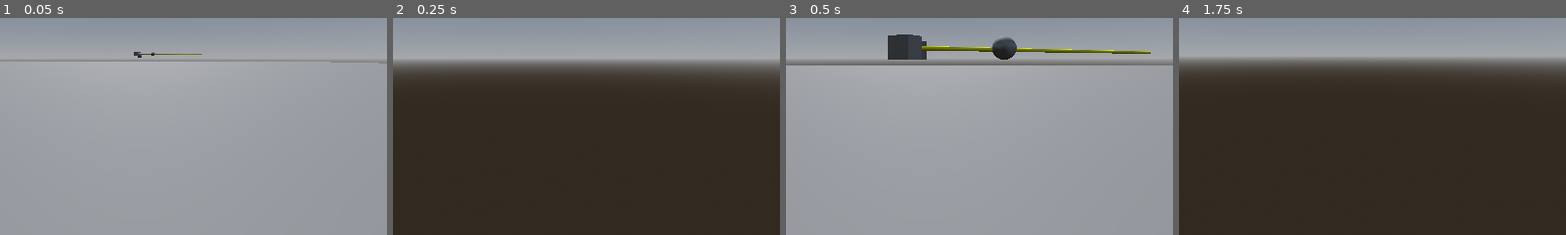
Above: before the commit, frames 1-4 (left to right).
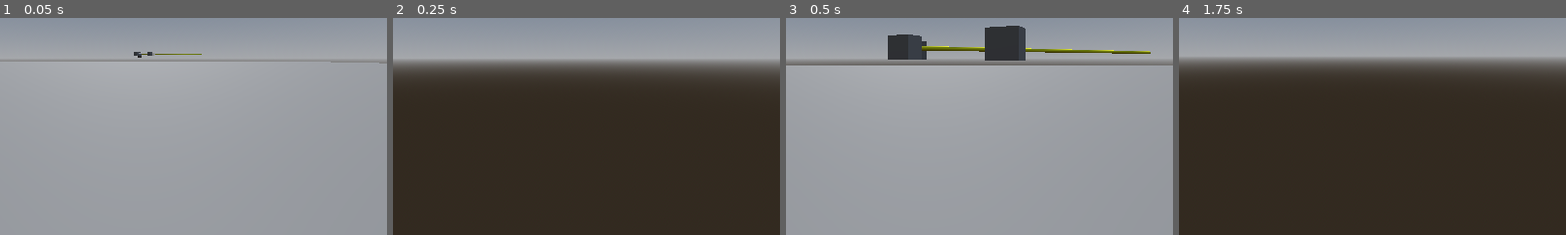
Above: after the commit, the same moments.

Repository: PonderSlime/Mare-Luminis---Juice-Submission
Game: Godot game, scene res://scenes/Test.tscn
The game is run twice, just before and just after one commit, with the same random seed, the same clock (stepped at 60 frames per second) and the same inputs. The project has no main scene, so this scene is started directly.
Inputs (mouse positions are % of the whole screen's width and height, from its top left):
- Up to frame 1 (0.05 s): no input
- Up to frame 2 (0.25 s): no input
- Up to frame 3 (0.5 s): no input
- Up to frame 4 (1.75 s): move the mouse to (55, 50) at 0.52 s; hold W (move_forward) from 0.53 s (still down); tap Enter at 1.25 s; move the mouse to (45, 50) at 1.27 s
The pictures show only the part of the screen within x 32-82%, y 41-91%; the shares and areas given below are measured in that part.

The runs differ from the first frame. In frame 1, less than 0.1% of the frame differs, in the area x 38-41%, y 15-18%; in frame 2, nothing differs; in frame 3, 1.3%, in the area x 51-62%, y 3-20%; in frame 4, nothing differs.

Commit message:
Added a visual indicator to the light ray puzzle stuff!

Diff:
--- a/mare-luminis/items/puzzles/light/light_bouncer.tscn
+++ b/mare-luminis/items/puzzles/light/light_bouncer.tscn
@@ -7,6 +7,8 @@
 [sub_resource type="BoxShape3D" id="BoxShape3D_5yrc4"]
 
 [node name="LightBouncer" type="StaticBody3D" node_paths=PackedStringArray("visible_beam_parent")]
+collision_layer = 5
+collision_mask = 5
 script = ExtResource("1_5yrc4")
 visible_beam_parent = NodePath("VisibleBeamParent")
 
--- a/mare-luminis/items/puzzles/light/light_emitter.tscn
+++ b/mare-luminis/items/puzzles/light/light_emitter.tscn
@@ -7,6 +7,8 @@
 [sub_resource type="BoxShape3D" id="BoxShape3D_h8qea"]
 
 [node name="LightEmitter" type="StaticBody3D"]
+collision_layer = 5
+collision_mask = 5
 script = ExtResource("1_h8qea")
 
 [node name="MeshInstance3D" type="MeshInstance3D" parent="."]
@@ -14,3 +16,5 @@
 
 [node name="CollisionShape3D" type="CollisionShape3D" parent="."]
 shape = SubResource("BoxShape3D_h8qea")
+
+[node name="RayCast3D" type="RayCast3D" parent="."]
--- a/mare-luminis/items/puzzles/light/light_receiver.tscn
+++ b/mare-luminis/items/puzzles/light/light_receiver.tscn
@@ -1,15 +1,21 @@
-[gd_scene load_steps=4 format=3 uid="uid://bripu0nib0xbf"]
+[gd_scene load_steps=5 format=3 uid="uid://bripu0nib0xbf"]
 
 [ext_resource type="Script" uid="uid://t13jewh6ey8t" path="res://items/puzzles/light/scripts/light_receiver.gd" id="1_4chjn"]
+
+[sub_resource type="StandardMaterial3D" id="StandardMaterial3D_4chjn"]
+emission_enabled = true
 
 [sub_resource type="SphereMesh" id="SphereMesh_1kugg"]
 
 [sub_resource type="SphereShape3D" id="SphereShape3D_1kugg"]
 
 [node name="LightReceiver" type="StaticBody3D"]
+collision_layer = 5
+collision_mask = 5
 script = ExtResource("1_4chjn")
 
 [node name="MeshInstance3D" type="MeshInstance3D" parent="."]
+material_override = SubResource("StandardMaterial3D_4chjn")
 mesh = SubResource("SphereMesh_1kugg")
 
 [node name="CollisionShape3D" type="CollisionShape3D" parent="."]
--- a/mare-luminis/items/puzzles/light/scripts/light_bouncer.gd
+++ b/mare-luminis/items/puzzles/light/scripts/light_bouncer.gd
@@ -17,12 +17,16 @@
 var normal_direction
 var outgoing_direction
 
+var hit_object = null
+
 func _ready() -> void:
 	#visible_beam_parent.global_position = global_position
 	raycast = RayCast3D.new()
 	raycast.target_position = Vector3.FORWARD * max_bounce_distance
 	raycast.enabled = true
 	raycast.top_level = true
+	raycast.set_collision_mask_value(1, false)
+	raycast.set_collision_mask_value(3, true)
 	visible_beam_parent.add_child(raycast)
 
 	beam_mesh = MeshInstance3D.new()
@@ -32,7 +36,11 @@
 func _process(delta: float) -> void:
 	if active:
 		bounce_light()
-
+		raycast.enabled = active
+		beam_mesh.visible = active
+	else:
+		raycast.enabled = active
+		beam_mesh.visible = active
 	rotation_degrees.y += 0.05
 
 func update_bounce_vars(normal_update, point_update, ray_update, is_active):
@@ -40,32 +48,38 @@
 	point = point_update
 	ray = ray_update
 	active = is_active
-	incoming_direction = point - ray.global_transform.origin
-	incoming_direction = incoming_direction.normalized()
-	normal_direction = incoming_direction.bounce(normal) * max_bounce_distance
+	if active:
+		incoming_direction = point - ray.global_transform.origin
+		incoming_direction = incoming_direction.normalized()
+		normal_direction = incoming_direction.bounce(normal) * max_bounce_distance
 
-	var angle_of_incidence = acos(incoming_direction.dot(normal))
-	var angle_of_reflection = angle_of_incidence
-	var reflected_direction = incoming_direction.rotated(Vector3.UP, -2 * angle_of_reflection)
-	reflected_direction *= max_bounce_distance
-	raycast.global_transform.origin = point
-	raycast.target_position = normal_direction
+		var angle_of_incidence = acos(incoming_direction.dot(normal))
+		var angle_of_reflection = angle_of_incidence
+		var reflected_direction = incoming_direction.rotated(Vector3.UP, -2 * angle_of_reflection)
+		reflected_direction *= max_bounce_distance
+		raycast.global_transform.origin = point
+		raycast.target_position = normal_direction
 ## Reference light_bouncer_old.gd for how to fix the first two or three variables, I forget which!
 func bounce_light():
 	raycast.force_raycast_update()
-
 	if raycast.is_colliding():
-		var hit_object = raycast.get_collider()
+		hit_object = raycast.get_collider()
 		if hit_object.has_method("receive_light"):
 			print("Light received by: ", hit_object.name)
-			hit_object.receive_light()
-		elif hit_object.has_method("update_vars"):
+			hit_object.receive_light(true)
+		elif hit_object.has_method("update_bounce_vars"):
 			var normal = raycast.get_collision_normal()
 			var point = raycast.get_collision_point()
-			hit_object.update_vars(normal, point, raycast, true)
+			hit_object.update_bounce_vars(normal, point, raycast, true)
+	elif !raycast.is_colliding():
+		if hit_object:
+			if hit_object.has_method("receive_light"):
+				hit_object.receive_light(false)
+			elif hit_object.has_method("update_bounce_vars"):
+				hit_object.update_bounce_vars(null, null, null, false)
 
 		else:
-			print("colliding, no function?!")
+			pass
 	update_beam_visual()
 
 
--- a/mare-luminis/items/puzzles/light/scripts/light_bouncer_old.gd
+++ /dev/null
@@ -1,52 +0,0 @@
-extends Node3D
-
-@export var max_bounce_distance = 2.5
-@export var light_color: Color = Color(1, 1, 0)
-@export var beam_width = 0.1
-@export var visible_beam_parent: Node3D
-@export var active = true
-
-func bounce_light(normal, point, ray):
-	var beam_mesh: MeshInstance3D
-	var incoming_direction = point - ray.global_transform.origin
-	var outgoing_direction = incoming_direction.bounce(normal) * max_bounce_distance
-
-	var reflected_raycast = RayCast3D.new()
-	reflected_raycast.target_position = outgoing_direction
-
-	print(point)
-	reflected_raycast.enabled = true
-	add_child(reflected_raycast)
-
-	reflected_raycast.force_raycast_update()
-	_cast_reflected_ray(reflected_raycast)
-
-	beam_mesh = MeshInstance3D.new()
-	beam_mesh.mesh = create_beam_mesh()
-	visible_beam_parent.add_child(beam_mesh)
-	update_beam_visual(reflected_raycast, beam_mesh)
-
-func _cast_reflected_ray(reflected_raycast):
-	if reflected_raycast.is_colliding():
-		var hit_object = reflected_raycast.get_collider()
-		if hit_object.has_method("receive_light"):
-			print("Light received by: ", hit_object.name)
-			hit_object.receive_light()
-		if hit_object.has_method("bounce_light"):
-			hit_object.bounce_light()
-
-func update_beam_visual(raycast, beam_mesh):
-	var end_pos = raycast.get_collision_point() if raycast.is_colliding() else global_transform.origin + global_transform.basis.z * max_bounce_distance
-	beam_mesh.global_transform.origin = raycast.global_transform.origin
-	beam_mesh.rotation_degrees.x = 90
-	beam_mesh.scale.y = global_transform.origin.distance_to(end_pos)
-	beam_mesh.position.z = - beam_mesh.scale.y / 2
-
-func create_beam_mesh():
-	var mesh = CylinderMesh.new()
-	mesh.top_radius = beam_width
-	mesh.bottom_radius = beam_width
-	mesh.height = 1.0
-	mesh.material = StandardMaterial3D.new()
-	mesh.material.albedo_color = light_color
-	return mesh
--- a/mare-luminis/items/puzzles/light/scripts/light_emitter.gd
+++ b/mare-luminis/items/puzzles/light/scripts/light_emitter.gd
@@ -8,10 +8,14 @@
 var raycast: RayCast3D
 var beam_mesh: MeshInstance3D
 
+var hit_object
+
 func _ready() -> void:
 	raycast = RayCast3D.new()
 	raycast.target_position = Vector3.FORWARD * max_distance
 	raycast.enabled = true
+	raycast.set_collision_mask_value(1, false)
+	raycast.set_collision_mask_value(3, true)
 	add_child(raycast)
 
 	beam_mesh = MeshInstance3D.new()
@@ -26,17 +30,23 @@
 	raycast.force_raycast_update()
 
 	if raycast.is_colliding():
-		var hit_object = raycast.get_collider()
+		hit_object = raycast.get_collider()
 		if hit_object.has_method("receive_light"):
 			print("Light received by: ", hit_object.name)
-			hit_object.receive_light()
+			hit_object.receive_light(true)
 		elif hit_object.has_method("update_bounce_vars"):
 			var normal = raycast.get_collision_normal()
 			var point = raycast.get_collision_point()
 			hit_object.update_bounce_vars(normal, point, raycast, true)
+	elif !raycast.is_colliding():
+		if hit_object:
+			if hit_object.has_method("receive_light"):
+				hit_object.receive_light(false)
+			elif hit_object.has_method("update_bounce_vars"):
+				hit_object.update_bounce_vars(null, null, null, false)
 
 		else:
-			print("colliding, no function?!")
+			pass
 	update_beam_visual()
 
 func update_beam_visual():
--- a/mare-luminis/items/puzzles/light/scripts/light_receiver.gd
+++ b/mare-luminis/items/puzzles/light/scripts/light_receiver.gd
@@ -3,8 +3,21 @@
 signal light_recieved
 
 @export var trigger_action: Callable
+@export var lit_color: Color = Color(1, 0, 0)
+@export var dark_color: Color = Color(0.5, 0.5, 0.5)
+@onready var material: Material = $MeshInstance3D.get_active_material(0)
 
-func receive_light():
+func _ready() -> void:
+	material.albedo_color = dark_color
+	material.emission = dark_color
+func receive_light(on):
 	light_recieved.emit()
 	if trigger_action.is_valid():
 		trigger_action.call()
+
+	if on == true:
+		material.albedo_color = lit_color
+		material.emission = lit_color
+	else:
+		material.albedo_color = dark_color
+		material.emission = dark_color
--- a/mare-luminis/project.godot
+++ b/mare-luminis/project.godot
@@ -47,6 +47,11 @@
 ]
 }
 
+[layer_names]
+
+3d_physics/layer_1="Basic Collisions"
+3d_physics/layer_3="Light-Based Raycasts"
+
 [physics]
 
 3d/physics_engine="Jolt Physics"
--- a/mare-luminis/scenes/Test.tscn
+++ b/mare-luminis/scenes/Test.tscn
@@ -39,3 +39,6 @@
 
 [node name="LightBouncer" parent="." instance=ExtResource("4_di7wo")]
 transform = Transform3D(0.531399, 0, 0.847122, 0, 1, 0, -0.847122, 0, 0.531399, 0.399838, 3.051, 10.7694)
+
+[node name="LightBouncer2" parent="." instance=ExtResource("4_di7wo")]
+transform = Transform3D(0.531399, 0, 0.847122, 0, 1, 0, -0.847122, 0, 0.531399, -2.90908, 3.051, 7.78546)
Not shown, removed: mare-luminis/items/puzzles/light/scripts/light_bouncer_old.gd.uid
